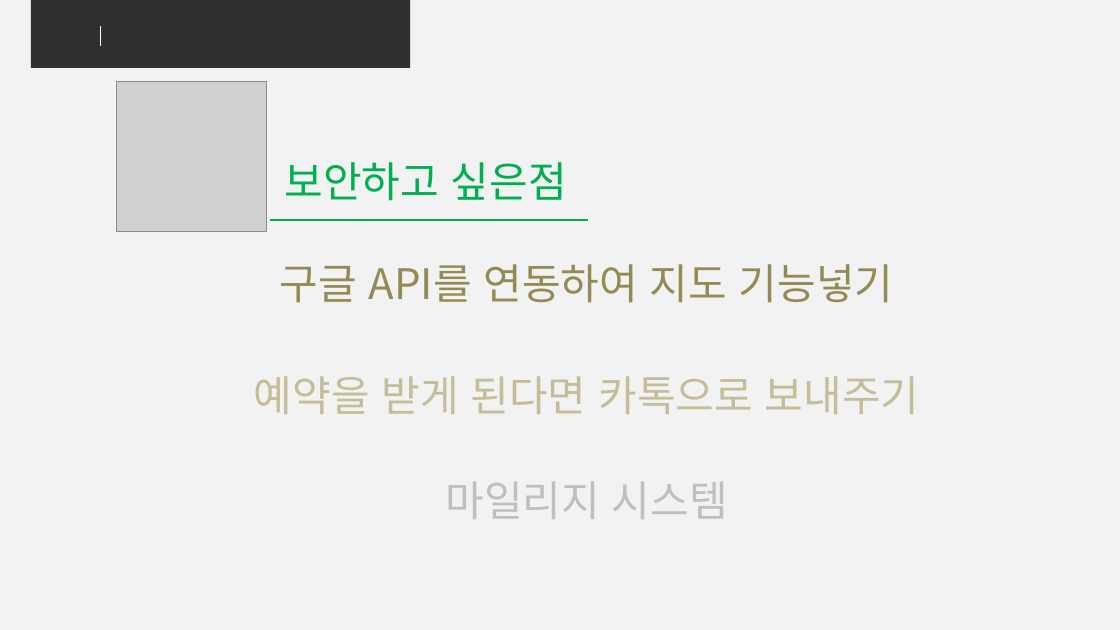
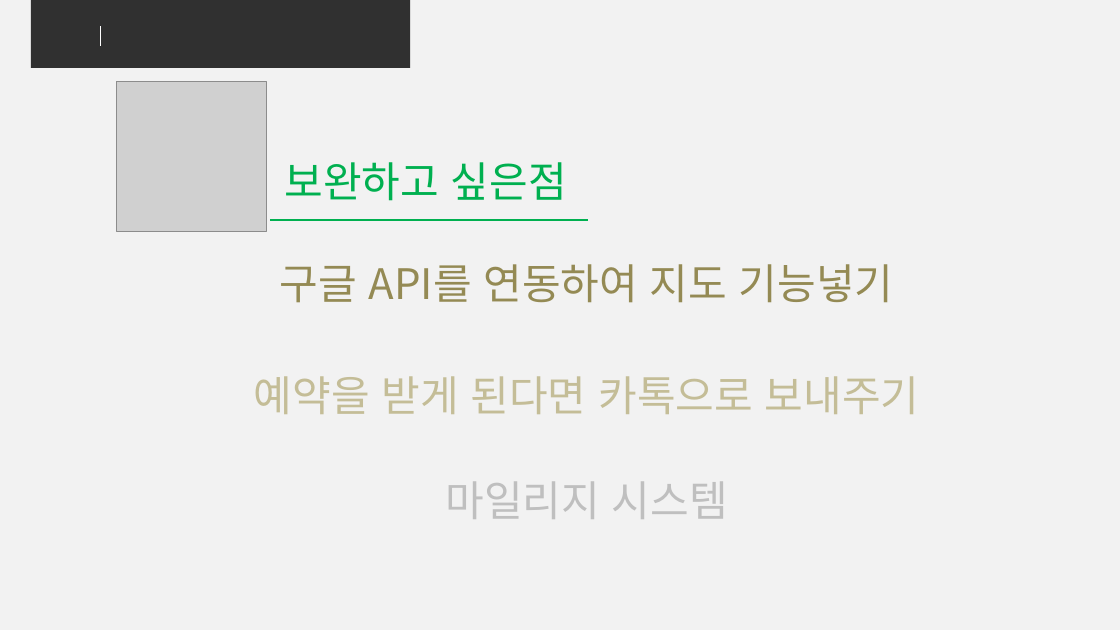
Before and after one commit to wicd123/taxi, a slide deck: slide 14 of 2차 피피티.pptx. Drawn at 1120x630 pixels with LibreOffice and Linux fonts; fonts in the diff are those of the drawing; grey boxes stand for pictures. Boxes give left, top, right and bottom in pixels: in the first picture for what was removed or moved away, otherwise in the second. Text is boxed around its words. In the diff, an @@ line names an element or a change of style, - is before the commit and + after.

```diff
--- a/2차 피피티.pptx
+++ b/2차 피피티.pptx
@@ text at <box>285,162,567,201</box>: text changed @@
-보안하고 싶은점
+보완하고 싶은점
```
Also in this commit, not shown: 1 other slide changed, 1 other file.
